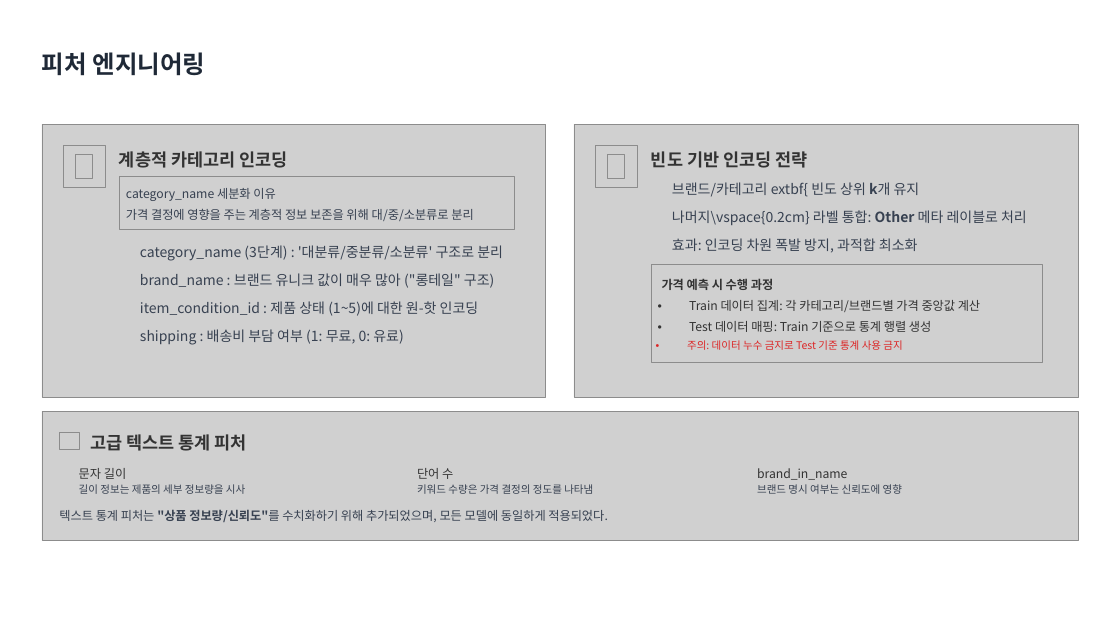
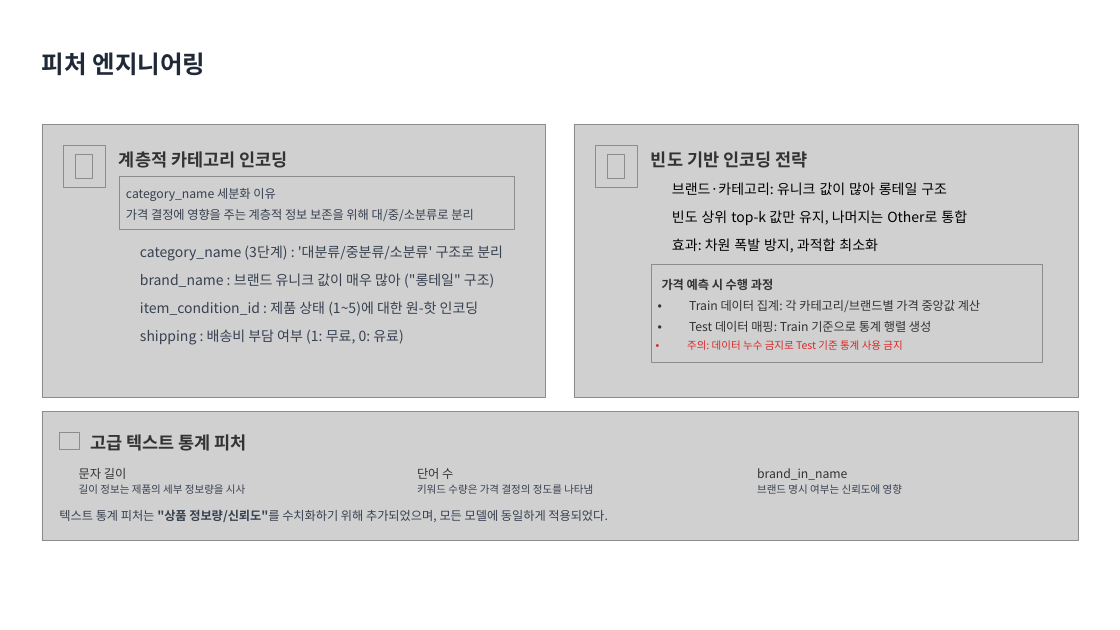
Before and after one commit to jaemin1020/big20-ML-project2-team3, a slide deck: slide 5 of MercariPriceSuggestion/reports/Mercari_2.pptx. Drawn at 1120x630 pixels with LibreOffice and Linux fonts; fonts in the diff are those of the drawing; grey boxes stand for pictures; background and template pictures are left out. Boxes give left, top, right and bottom in pixels: in the first picture for what was removed or moved away, otherwise in the second. Text is boxed around its words. In the diff, an @@ line names an element or a change of style, - is before the commit and + after.

Commit message:
12-15

```diff
--- a/MercariPriceSuggestion/reports/Mercari_2.pptx
+++ b/MercariPriceSuggestion/reports/Mercari_2.pptx
@@ text at <box>672,182,947,195</box>: text changed; text colour #374151 to #000000 @@
-브랜드/카테고리 extbf{ 빈도 상위 k개 유지
+브랜드·카테고리: 유니크 값이 많아 롱테일 구조
@@ text at <box>672,238,878,253</box>: text changed; text colour #374151 to #000000 @@
-효과: 인코딩 차원 폭발 방지, 과적합 최소화
+효과: 차원 폭발 방지, 과적합 최소화
@@ text at <box>672,210,967,226</box>: text changed; text colour #374151 to #000000 @@
-나머지\vspace{0.2cm} 라벨 통합: Other 메타 레이블로 처리
+빈도 상위 top-k 값만 유지, 나머지는 Other로 통합
```
Also in this commit, not shown: 4 other slides changed.
